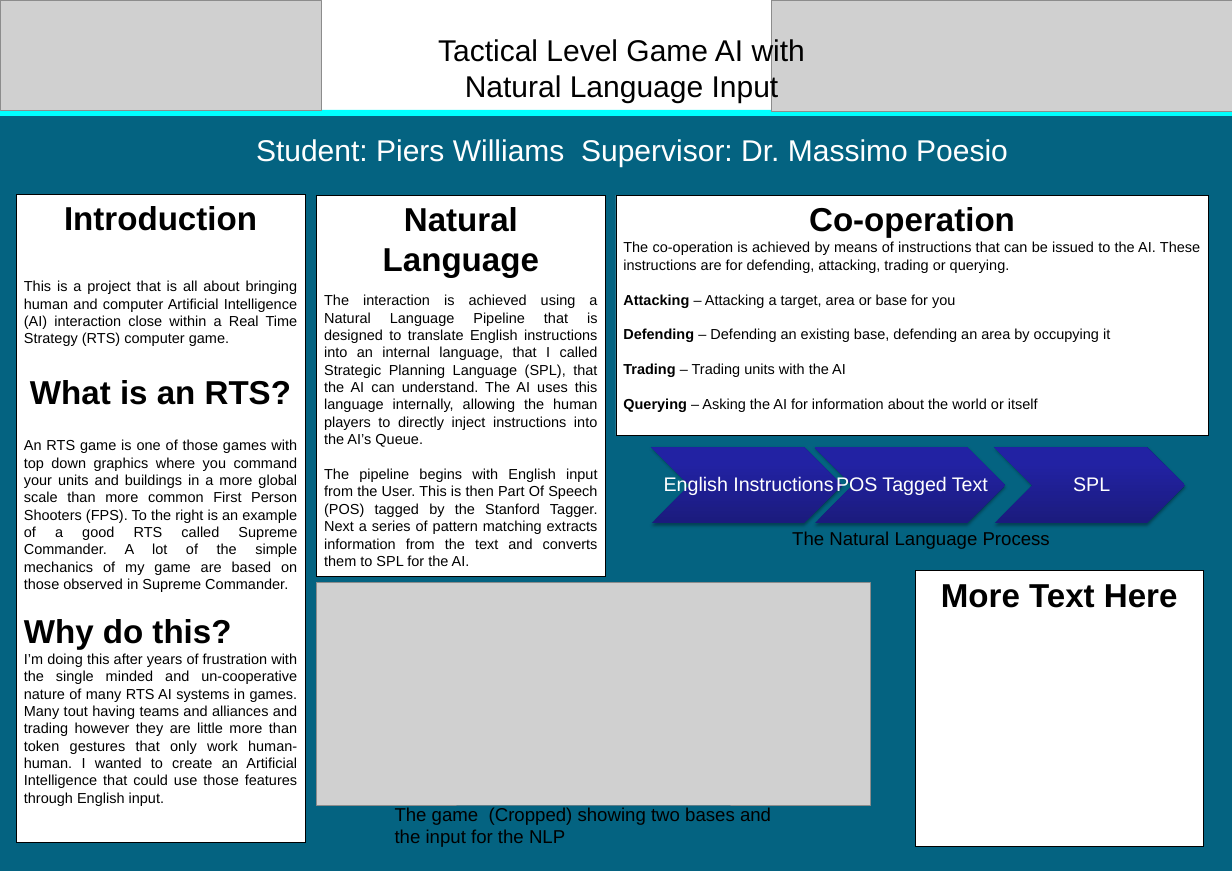
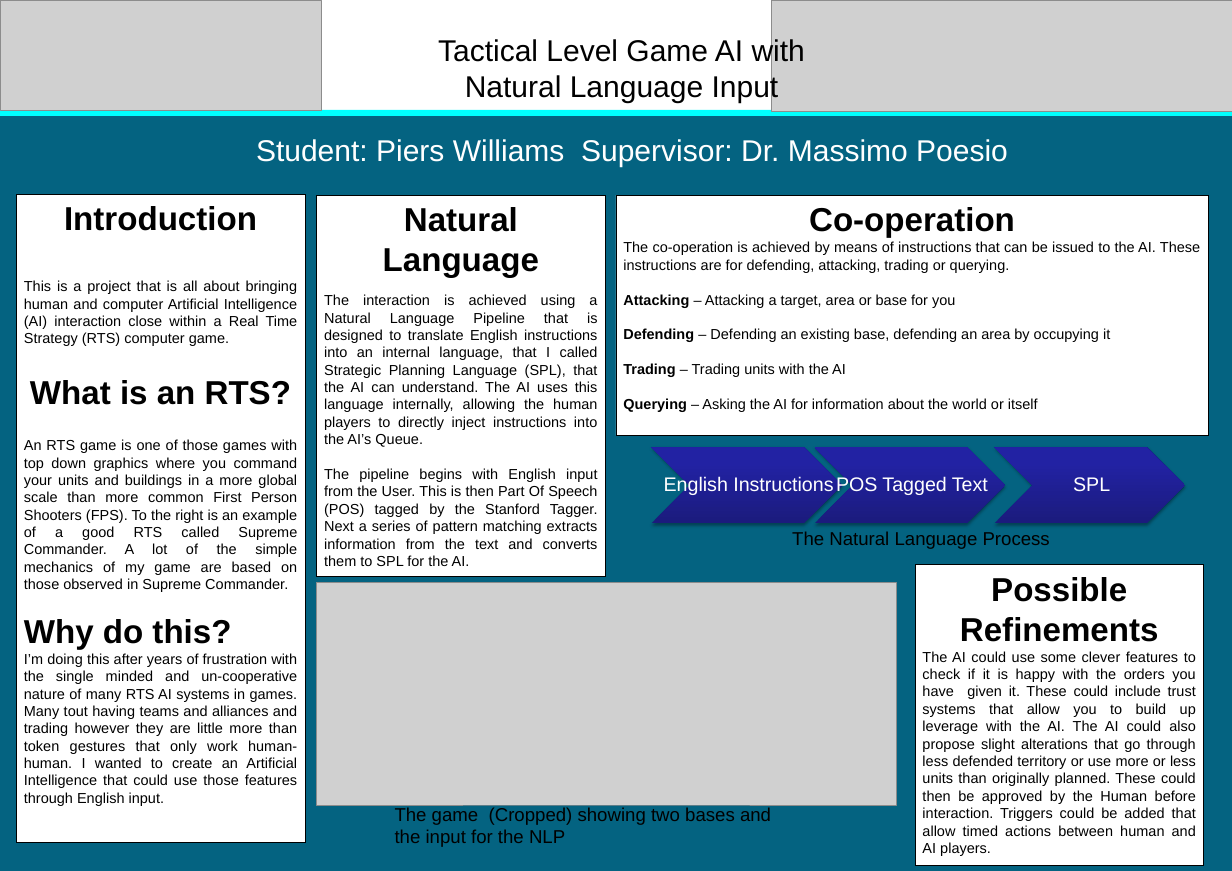
Before and after one commit to piers-williams/CE301---Individual-Project, a slide deck: slide 1 of Deadlines/Poster/CE301 Poster Template.pptx. Drawn at 1232x871 pixels with LibreOffice and Linux fonts; fonts in the diff are those of the drawing; grey boxes stand for pictures. Boxes give left, top, right and bottom in pixels: in the first picture for what was removed or moved away, otherwise in the second. Text is boxed around its words. In the diff, an @@ line names an element or a change of style, - is before the commit and + after.

```diff
--- a/Deadlines/Poster/CE301 Poster Template.pptx
+++ b/Deadlines/Poster/CE301 Poster Template.pptx
@@ rectangle "Possible Refinements": place and size @@
-rectangle "Possible Refinements" at (915, 571, 1204, 846)
+rectangle "Possible Refinements" at (915, 565, 1204, 866)
@@ picture: place and size @@
-picture at (317, 582, 870, 805)
+picture at (317, 582, 896, 805)
@@ text in rectangle at (922, 577, 1196, 856): text changed; size 32 to 14 pt; bold off @@
-More Text Here
+Possible Refinements
+The AI could use some clever features to check if it is happy with the orders you have given it. These could include trust systems that allow you to build up leverage with the AI. The AI could also propose slight alterations that go through less defended territory or use more or less units than originally planned. These could then be approved by the Human before interaction. Triggers could be added that allow timed actions between human and AI players.
```
Also in this commit, not shown: 6 other files.
